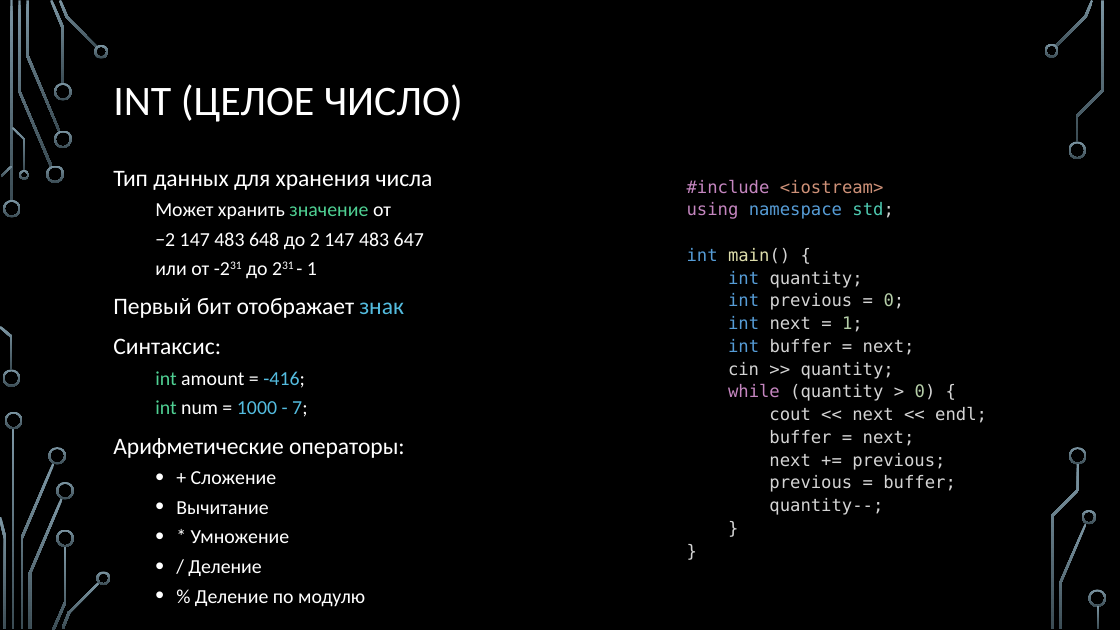
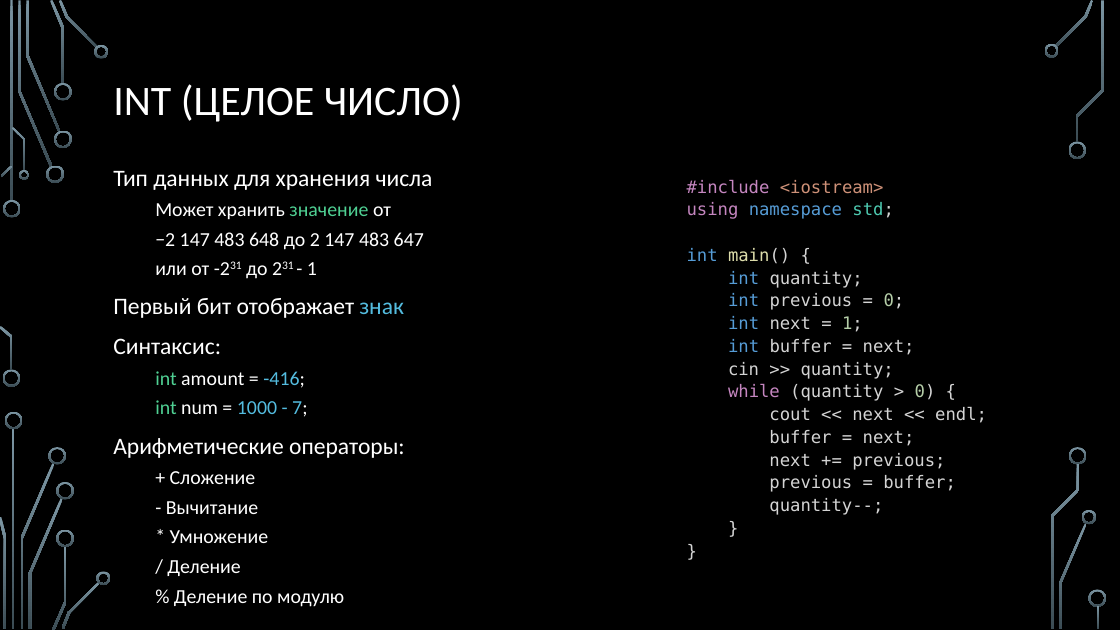
Before and after one commit to Denis-Source/algorithmic-computation, a slide deck: slide 6 of 5. Переменные часть 2/5. Переменные часть 2.pptx. Drawn at 1120x630 pixels with LibreOffice and Linux fonts; fonts in the diff are those of the drawing; background and template pictures are left out. Boxes give left, top, right and bottom in pixels: in the first picture for what was removed or moved away, otherwise in the second. Text is boxed around its words. In the diff, an @@ line names an element or a change of style, - is before the commit and + after.

```diff
--- a/5. Переменные часть 2/5. Переменные часть 2.pptx
+++ b/5. Переменные часть 2/5. Переменные часть 2.pptx
@@ text at bbox=[167, 471, 344, 607]: bullet • to none @@
@@ text at bbox=[166, 501, 258, 514]: text changed @@
-  • Вычитание
+  - Вычитание
```
Also in this commit, not shown: 1 other slide changed, 3 other files.
